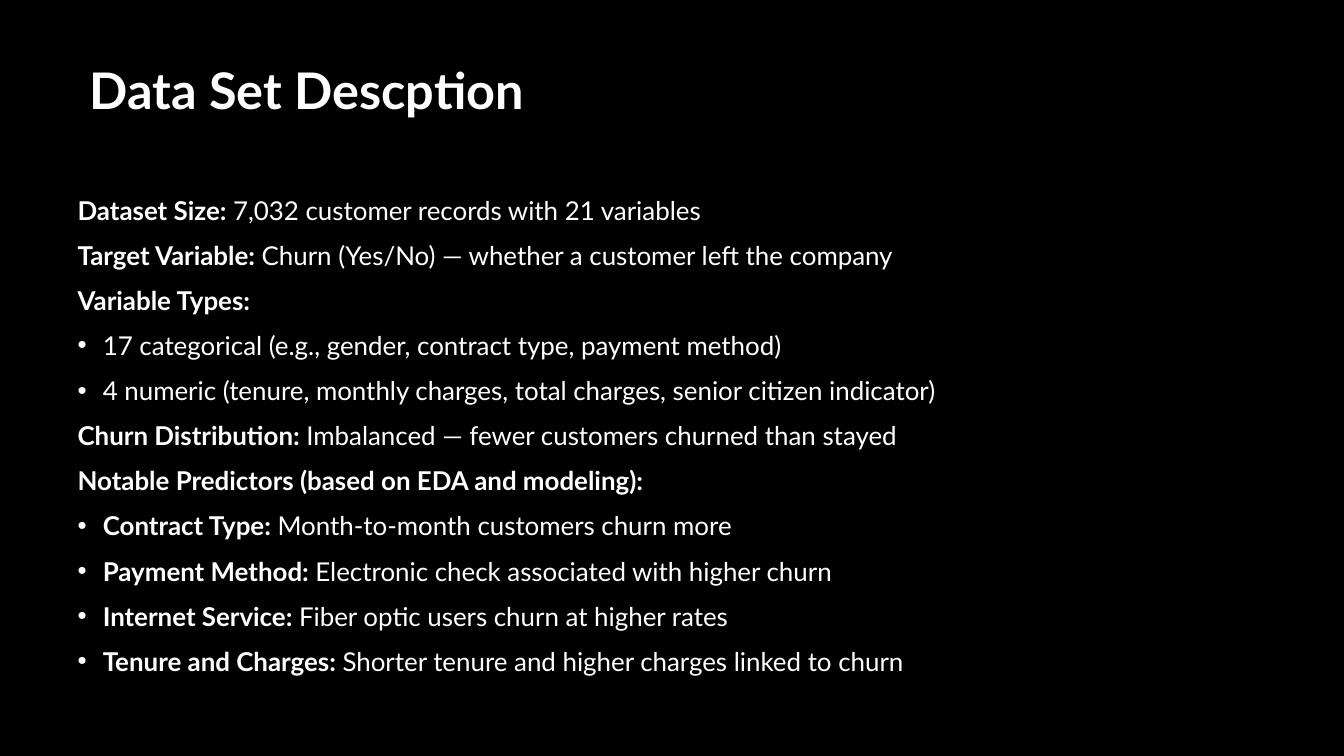
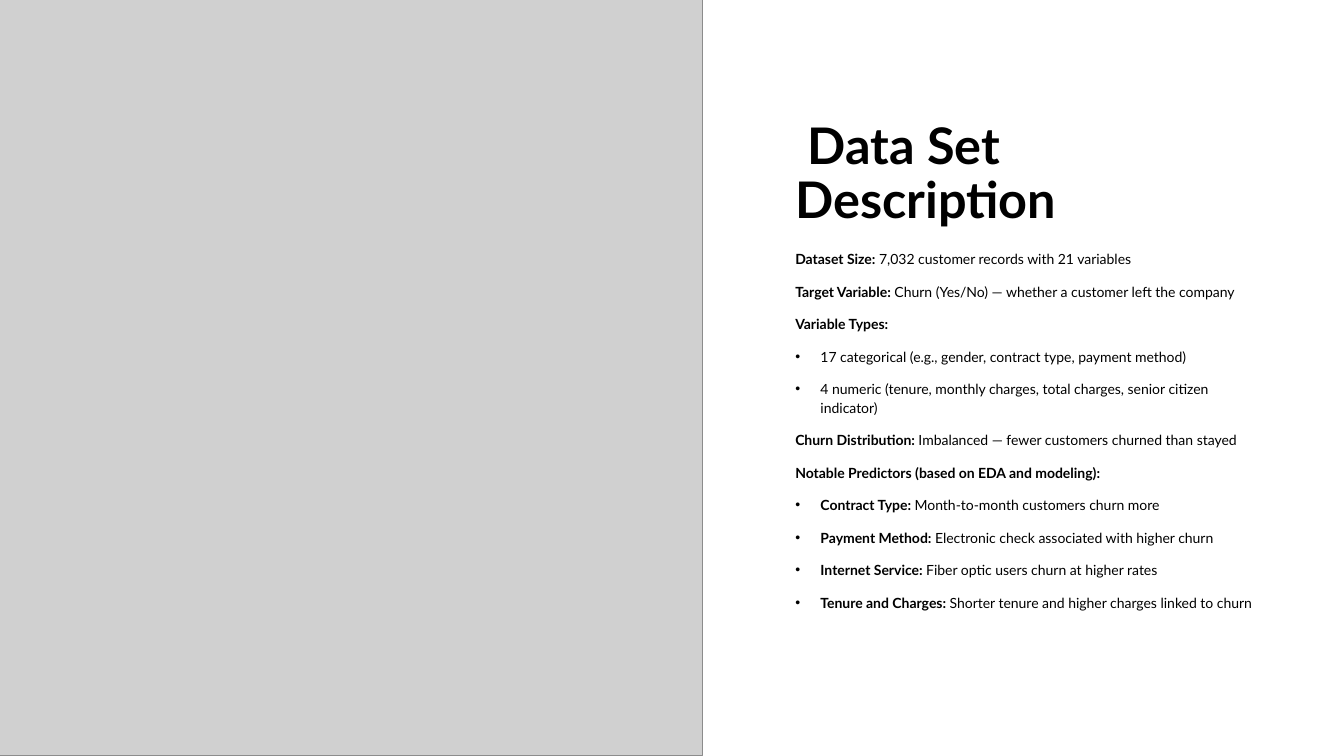
Before and after one commit to whygit10/dddm-final-project, a slide deck: slide 3 of ppt_template.pptx. Drawn at 1344x756 pixels with LibreOffice and Linux fonts; fonts in the diff are those of the drawing; grey boxes stand for pictures. Boxes give left, top, right and bottom in pixels: in the first picture for what was removed or moved away, otherwise in the second. Text is boxed around its words. In the diff, an @@ line names an element or a change of style, - is before the commit and + after.

```diff
--- a/ppt_template.pptx
+++ b/ppt_template.pptx
@@ background #000000 to #FFFFFF @@
@@ picture added at [0, 0, 703, 756] @@
@@ title "Data Set Description" at [795, 127, 1056, 227]: vertical alignment top to bottom @@
@@ title at [795, 127, 1056, 227]: text changed; text colour #FFFFFF to #000000 @@
-Data Set Descption
+Data Set Description
@@ text "Dataset Size: 7,032 customer records ...": place and size @@
-text "Dataset Size: 7,032 customer records ..." at [78, 201, 935, 676]
+text "Dataset Size: 7,032 customer records ..." at [795, 253, 1252, 611]
@@ text "Dataset Size: 7,032 customer records ..." at [795, 253, 1252, 611]: size 18.5 to 10 pt, text colour #FFFFFF to #000000; line spacing 1 to 1.1 @@
```
Also in this commit, not shown: 9 other slides changed.
